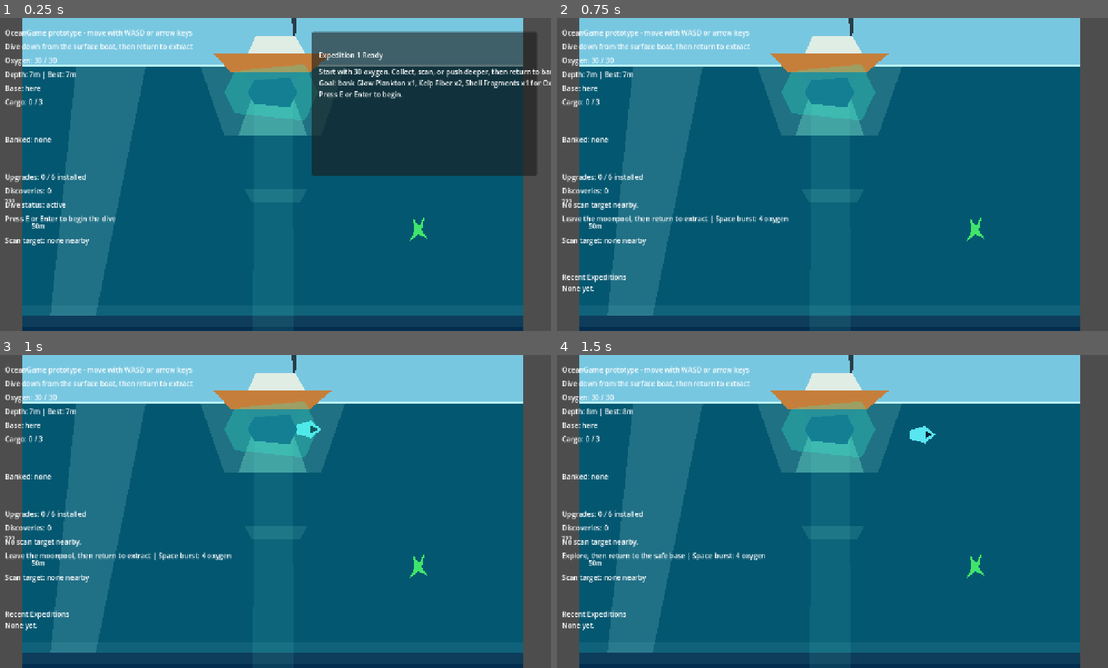
Above: before the commit, frames 1-4 (two rows, left to right).
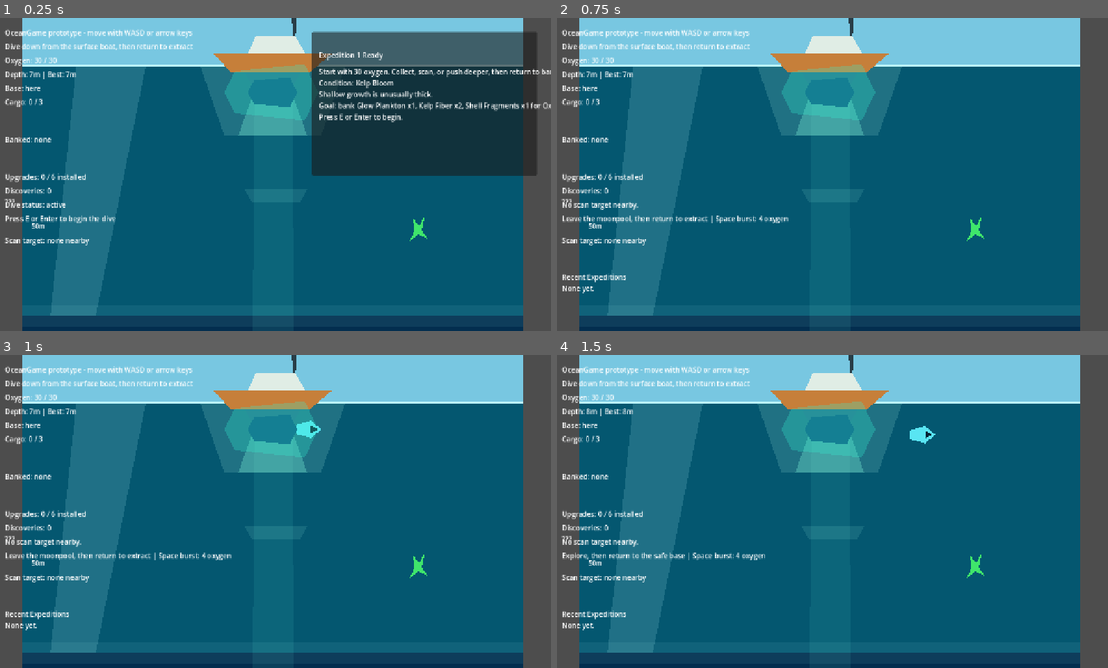
Above: after the commit, the same moments.

Repository: joeypshell/OceanGame
Game: Godot game, scene res://scenes/Main.tscn
The game is run twice, just before and just after one commit, with the same random seed, the same clock (stepped at 60 frames per second) and the same inputs.
Inputs:
- Up to frame 1 (0.25 s): no input
- Up to frame 2 (0.75 s): tap E (interact) at 0.5 s; hold D (move_right) from 0.53 s (still down); tap F (scan) at 0.6 s
- Up to frame 3 (1 s): keep holding D (move_right)
- Up to frame 4 (1.5 s): release D (move_right) at 1.28 s; hold S (move_down) from 1.28 s (still down); tap E (interact) at 1.35 s

The runs differ from the first frame. In frame 1, 1.4% of the frame differs, in the area x 57-100%, y 19-34%; in frame 2, nothing differs; in frame 3, nothing differs; in frame 4, nothing differs.

Commit message:
Resolve #109 show expedition condition

Diff:
--- a/scripts/main.gd
+++ b/scripts/main.gd
@@ -810,8 +810,9 @@
 	if dive_session.result == DiveSessionScript.Result.READY:
 		run_panel.visible = true
 		run_title_label.text = "Expedition %d Ready" % progression_state.current_run_number
-		run_summary_label.text = _format_run_summary("Start with %d oxygen. Collect, scan, or push deeper, then return to bank cargo.\n%s\nPress E or Enter to begin." % [
+		run_summary_label.text = _format_run_summary("Start with %d oxygen. Collect, scan, or push deeper, then return to bank cargo.\n%s\n%s\nPress E or Enter to begin." % [
 			ceili(dive_session.max_oxygen),
+			_format_condition_briefing(),
 			ExpeditionGoalFormatterScript.format_goal(progression_state, upgrade_definitions),
 		], "ready")
 	elif dive_session.result == DiveSessionScript.Result.EXTRACTED:
@@ -1150,6 +1151,15 @@
 
 	return "%s\n%s" % [player_summary, _format_run_telemetry(result_name)]
 
+func _format_condition_briefing() -> String:
+	if current_expedition_condition.is_empty():
+		return "Condition: No unusual activity."
+
+	return "Condition: %s\n%s" % [
+		String(current_expedition_condition.get("display_name", "Unknown")),
+		String(current_expedition_condition.get("briefing", "")),
+	]
+
 func _format_route_choice_callout() -> String:
 	if run_predator_contacts > 0:
 		return "Route choice: predator route contested the dive."
--- a/tests/logic_tests.gd
+++ b/tests/logic_tests.gd
@@ -55,6 +55,7 @@
 	_run("shell reef scan clue text", _test_shell_reef_scan_clue_text)
 	_run("pressure lock guidance text", _test_pressure_lock_guidance_text)
 	_run("surface summary tabs", _test_surface_summary_tabs)
+	_run("condition briefing copy", _test_condition_briefing_copy)
 	_run("burst thruster movement helper", _test_burst_thruster_movement_helper)
 	_run("predator decoy pulse helper", _test_predator_decoy_pulse_helper)
 	_run("decoy pulse feedback text", _test_decoy_pulse_feedback_text)
@@ -637,6 +638,21 @@
 	_expect(main._format_surface_tabs() == "Result  Upgrades  [Log]", "surface tabs should mark the log view")
 	main.free()
 
+func _test_condition_briefing_copy() -> void:
+	var main := MainScript.new()
+	main.current_expedition_condition = {
+		"id": "thermal_bloom",
+		"display_name": "Thermal Bloom",
+		"briefing": "Warm water stirs near the vent field.",
+		"tags": ["thermal", "scan"],
+	}
+
+	var briefing := main._format_condition_briefing()
+	_expect(briefing.contains("Condition: Thermal Bloom"), "condition briefing should show the player-facing condition name")
+	_expect(briefing.contains("Warm water stirs"), "condition briefing should show one short player-facing line")
+	_expect(not briefing.contains("thermal_bloom"), "condition briefing should not expose raw condition ids")
+	main.free()
+
 func _test_burst_thruster_movement_helper() -> void:
 	var player := PlayerScript.new()
 	player.burst(Vector2.DOWN, 700.0)
Not shown, changed: docs/current/GAMEPLAY.md
